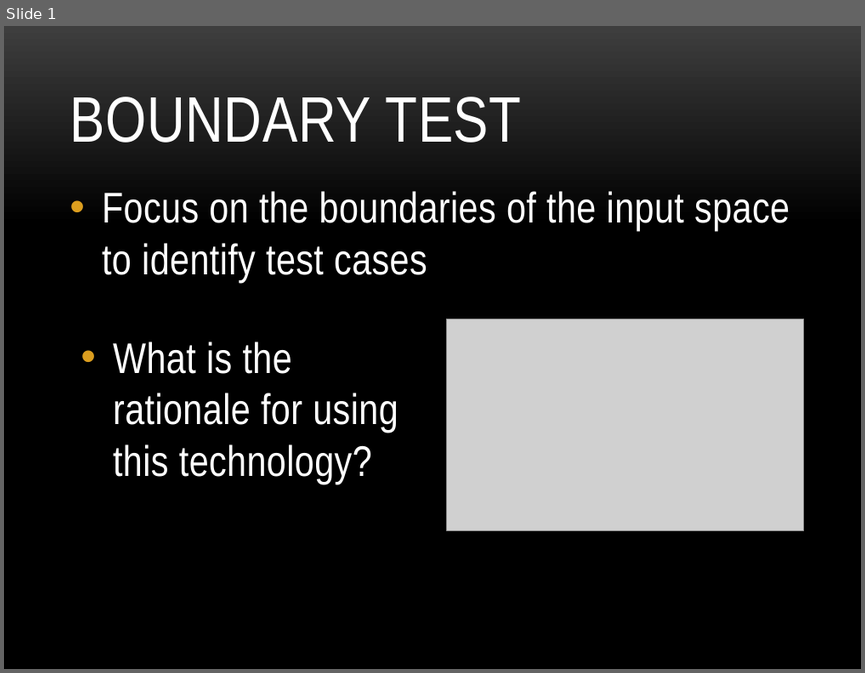
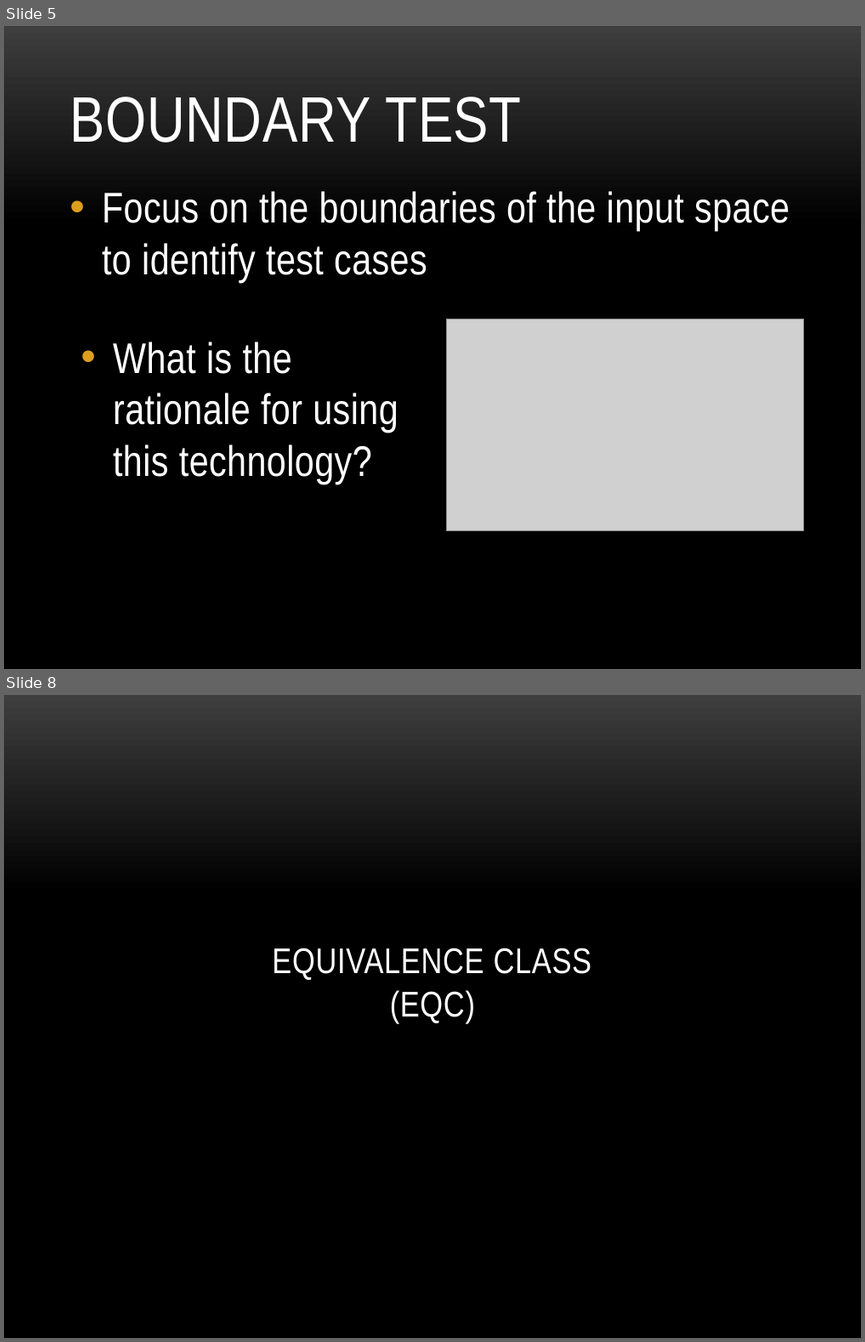
Before and after one commit to khoanguyen/UnitTestDemo, a slide deck: UnitTest.pptx. Shown one above the other, each under a label of ours: slide 1 before the commit, slides 5 and 8 after it; the slides between them are not shown. The pictures are 865x673 and 865x1342 pixels, drawn with LibreOffice and Linux fonts; fonts in the diff are those of the drawing; grey boxes stand for pictures; background and template pictures are left out. Boxes give left, top, right and bottom in pixels: in the first picture for what was removed or moved away, otherwise in the second. Text is boxed around its words. In the diff, an @@ line names an element or a change of style, - is before the commit and + after.

```diff
--- a/UnitTest.pptx
+++ b/UnitTest.pptx
@@ slide 8 added at (x1=4, y1=695, x2=861, y2=1338), background picture (left out) @@
@@ title added at (x1=272, y1=947, x2=592, y2=1022), 30 pt, text #FFFFFF @@
+EQUIVALENCE CLASS
+(EQC)
@@ what was slide 1 is now slide 5 @@
```
Also in this commit, not shown: 2 slides changed, 13 other slides added, 1 slide removed.
